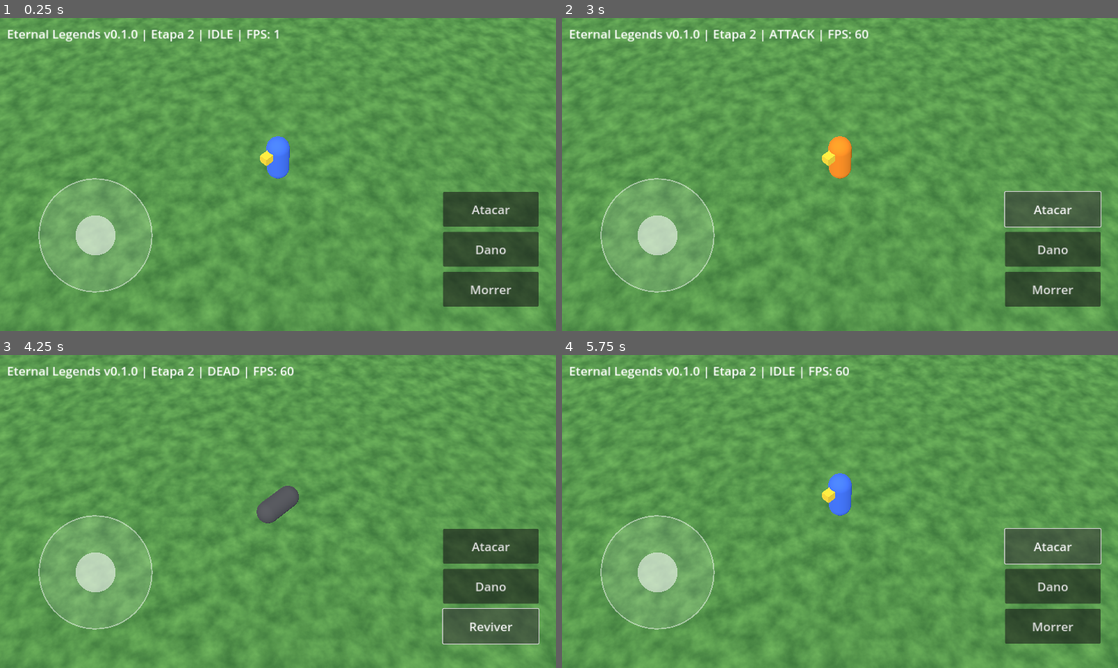
Above: before the commit, frames 1-4 (two rows, left to right).
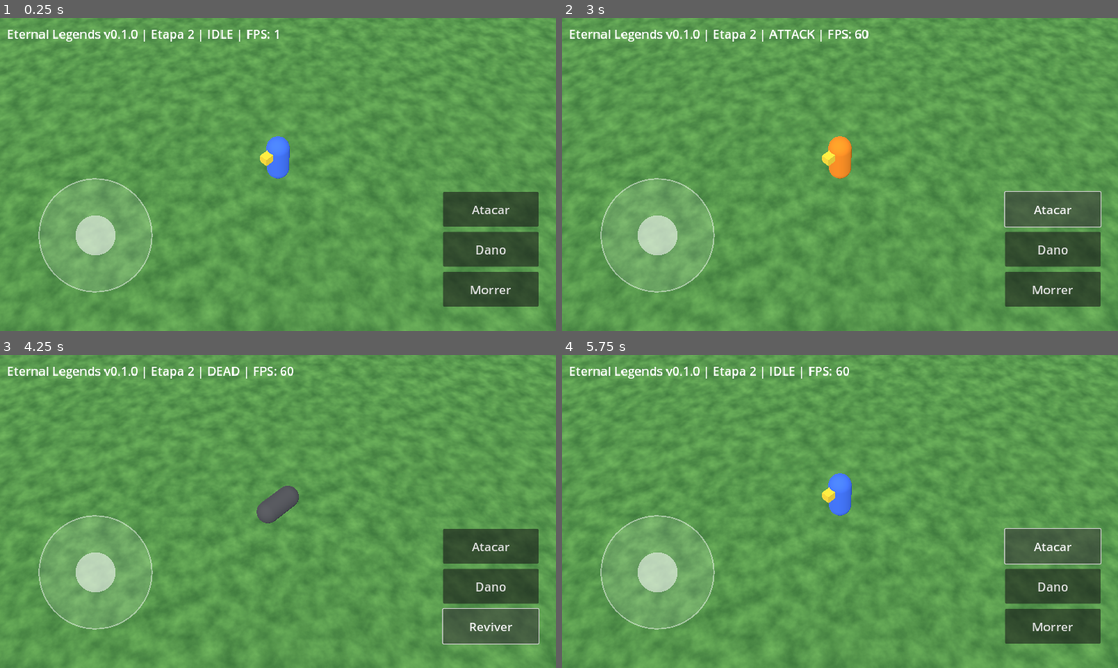
Above: after the commit, the same moments.

Repository: Astelee/eternal-legends-3d.
Game: Godot game, scene res://scenes/main/main.tscn
Two runs of this game, one before a commit and one after it. Both use one fixed random seed, a clock stepped at 60 frames per second and the inputs below.
Inputs:
- Up to frame 1 (0.25 s): no input
- Up to frame 2 (3 s): click "Atacar" at 0.5 s; click "Morrer" at 1.25 s; click "Reviver" at 2 s; click "Atacar" at 2.75 s
- Up to frame 3 (4.25 s): click "Morrer" at 3.5 s
- Up to frame 4 (5.75 s): click "Reviver" at 4.25 s; click "Atacar" at 5 s

The runs differ from the first frame. In frame 1, 0.6% of the frame differs, in the area x 1-92%, y 3-89%; in frame 2, 0.6%; in frame 3, 0.6%; in frame 4, 0.6%.

Commit message:
Atualizar o project.godot

Diff:
--- a/project.godot
+++ b/project.godot
@@ -27,3 +27,5 @@
 renderer/rendering_method="gl_compatibility"
 renderer/rendering_method.mobile="gl_compatibility"
 textures/vram_compression/import_etc2_astc=true
+textures/canvas_textures/default_texture_filter=0
+environment/defaults/default_clear_color=Color(0.08, 0.09, 0.13, 1)
